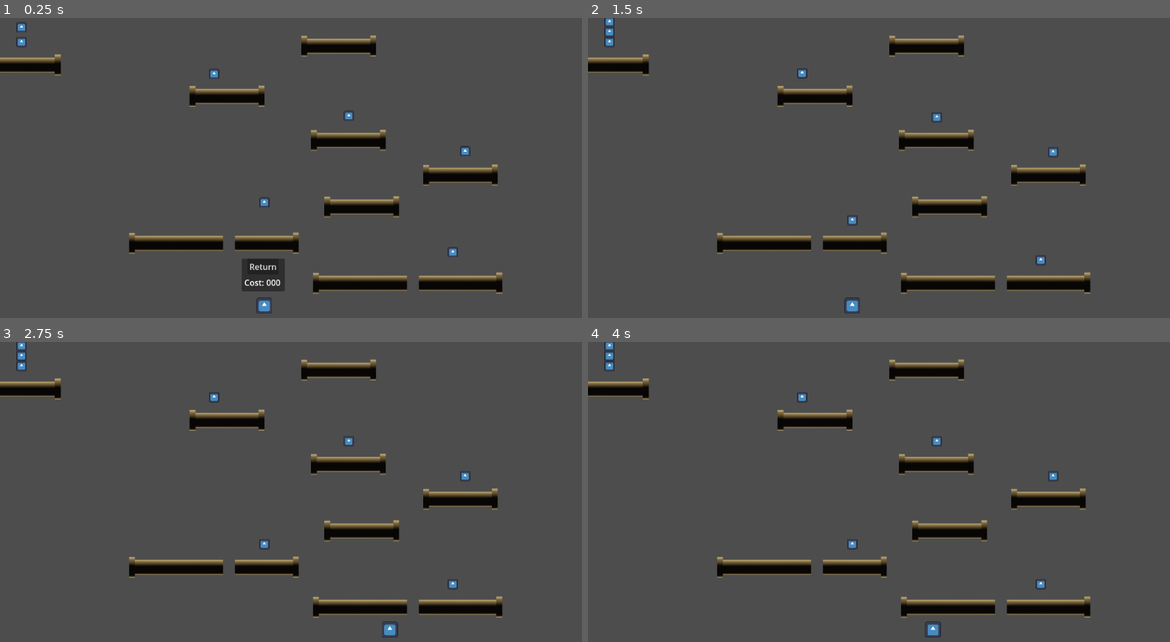
Above: before the commit, frames 1-4 (two rows, left to right).
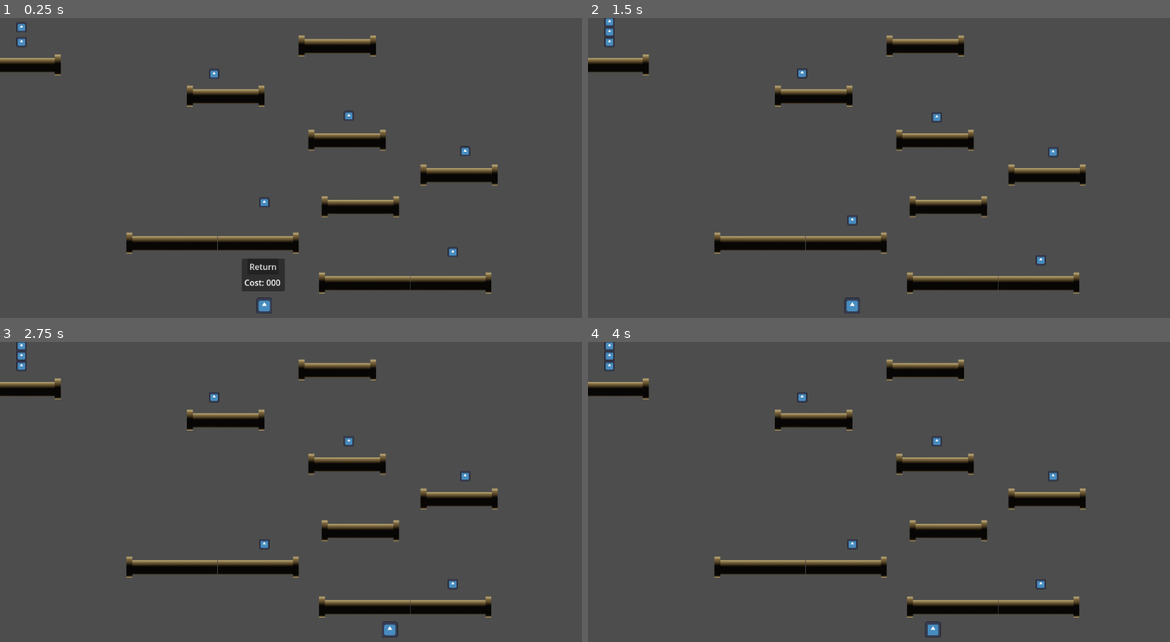
Above: after the commit, the same moments.

Repository: lplinna/Upcharge
Game: Godot game, scene res://Scenes/main_scene.tscn
Same seed, same stepped clock (60 frames per second), same inputs: the game is played once before the commit and once after it. The engine's default icon, where the game draws it, is replaced by a stand-in: a white triangle on a blue panel in a dark square.
Inputs:
- Up to frame 1 (0.25 s): no input
- Up to frame 2 (1.5 s): hold D (move_right) 0.53-1.25 s; tap W (move_up) at 0.77 s; click "Return" at 1.25 s
- Up to frame 3 (2.75 s): tap Enter at 2 s; hold D (move_right) from 2.03 s (still down); tap W (move_up) at 2.27 s
- Up to frame 4 (4 s): release D (move_right) at 2.78 s; hold A (move_left) 2.78-3.53 s; hold D (move_right) from 3.53 s (still down); tap W (move_up) at 3.77 s

The runs differ from the first frame. In frame 1, 1.5% of the frame differs, in the area x 0-87%, y 5-92%; in frame 2, 1.5%; in frame 3, 1.5%; in frame 4, 1.5%.

Commit message:
Better pipe assets

Diff:
--- a/Scenes/PipeTemplate.tscn
+++ b/Scenes/PipeTemplate.tscn
@@ -1,6 +1,6 @@
 [gd_scene load_steps=3 format=3 uid="uid://dueqflp65rrf7"]
 
-[ext_resource type="Texture2D" uid="uid://bp6kn11d8ono0" path="res://Resources/Pipe.png" id="1_82jag"]
+[ext_resource type="Texture2D" uid="uid://da2u7rom4wva4" path="res://Resources/Pipe2.png" id="1_nyunf"]
 [ext_resource type="Texture2D" uid="uid://ex1gye048p47" path="res://Resources/End.png" id="2_vkp0n"]
 
 [node name="PipeTemplate" type="Control"]
@@ -16,18 +16,15 @@
 
 [node name="PipeBody" type="TextureRect" parent="."]
 layout_mode = 1
-anchors_preset = 8
+anchors_preset = 5
 anchor_left = 0.5
-anchor_top = 0.5
 anchor_right = 0.5
-anchor_bottom = 0.5
-offset_left = -478.0
-offset_top = -64.0
-offset_right = 478.0
-offset_bottom = 64.0
+offset_left = -477.922
+offset_top = -36.0
+offset_right = 478.078
+offset_bottom = 36.0
 grow_horizontal = 2
-grow_vertical = 2
-texture = ExtResource("1_82jag")
+texture = ExtResource("1_nyunf")
 expand_mode = 1
 stretch_mode = 1
 
@@ -36,9 +33,10 @@
 anchors_preset = 4
 anchor_top = 0.5
 anchor_bottom = 0.5
-offset_top = -20.0
-offset_right = 40.0
-offset_bottom = 20.0
+offset_left = -12.9871
+offset_top = -20.7793
+offset_right = 27.0129
+offset_bottom = 19.2207
 grow_vertical = 2
 
 [node name="LeftSprite" type="TextureRect" parent="PipeBody/LeftEnd"]
--- a/Scenes/main_scene.tscn
+++ b/Scenes/main_scene.tscn
@@ -65,6 +65,10 @@
 position = Vector2(793, 518)
 
 [node name="PipeTemplate" parent="Challenge1/TinyPlatform" instance=ExtResource("4_70du2")]
+
+[node name="PipeBody" parent="Challenge1/TinyPlatform/PipeTemplate" index="0"]
+offset_left = -434.0
+offset_right = 423.0
 
 [node name="CollisionShape2D" type="CollisionShape2D" parent="Challenge1/TinyPlatform"]
 shape = SubResource("RectangleShape2D_c2wxe")
Binary file added: Resources/Pipe2.png
Not shown, added: Resources/Pipe2.png.import
